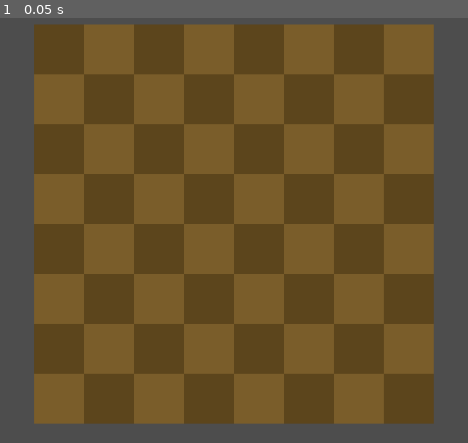
Above: before the commit, frame 1.
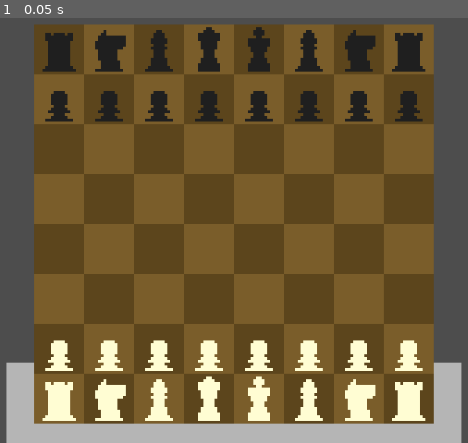
Above: after the commit, the same moment.

Repository: JoachimKvamme/chessChain
Game: Godot game, scene res://Scenes/main.tscn
Two runs of this game, one before a commit and one after it. Both use one fixed random seed, a clock stepped at 60 frames per second and the inputs below.
Inputs:
- Up to frame 1 (0.05 s): no input

The runs differ from the first frame. In frame 1, 17% of the frame differs, in the area x 1-99%, y 2-100%.
Error before the commit: Parse Error: Could not find type "vector2" in the current scope. (res://Scenes/chess.gd:284)

Commit message:
Castling done

Diff:
--- a/nytt-sjakk-prosjekt/Scenes/chess.gd
+++ b/nytt-sjakk-prosjekt/Scenes/chess.gd
@@ -27,6 +27,8 @@
 @onready var pieces: Node2D = $pieces
 @onready var dots: Node2D = $dots
 @onready var turn: Sprite2D = $turn
+@onready var white_pieces: Control = $"../CanvasLayer/white_pieces"
+@onready var black_pieces: Control = $"../CanvasLayer/black_pieces"
 
 
 # variables
@@ -52,6 +54,12 @@
 
 var promotion_square = null
 
+var white_king = false
+var black_king = false
+var white_rook_left = false
+var white_rook_right = false
+var black_rook_left = false
+var black_rook_right = false
 
 
 
@@ -69,8 +77,19 @@
 
 	display_board()
 
+	var white_buttons = get_tree().get_nodes_in_group("white_pieces")
+	var black_buttons = get_tree().get_nodes_in_group("black_pieces")
+
+	for button in white_buttons:
+		button.pressed.connect(self._on_button_pressed.bind(button))
+
+	for button in black_buttons:
+		button.pressed.connect(self._on_button_pressed.bind(button))
+
+
+
 func _input(event):
-	if event is InputEventMouseButton && event.is_pressed():
+	if event is InputEventMouseButton && event.is_pressed() && promotion_square == null:
 		if event.button_index == MOUSE_BUTTON_LEFT:
 			if is_mouse_out(): return
 			var var1 = snapped(get_global_mouse_position().x, 0) / CELL_WIDHT
@@ -141,6 +160,42 @@
 					if i.x == 7: promote(i)
 				-1:
 					if i.x == 0: promote(i)
+				4:
+					if selected_piece.x == 0 && selected_piece.y == 0: white_rook_left = true
+					elif selected_piece.x == 0 && selected_piece.y == 7: white_rook_right = true
+				-4:
+					if selected_piece.x == 7 && selected_piece.y == 0: black_rook_left = true
+					elif selected_piece.x == 7 && selected_piece.y == 7: black_rook_right = true
+
+				6:
+					if selected_piece.x == 0 && selected_piece.y == 4:
+						white_king = true
+						if i.y == 2:
+							white_rook_left = true
+							white_rook_right = true
+							board[0][0] = 0
+							board[0][3] = 4
+						elif i.y == 6:
+							white_rook_left = true
+							white_rook_right = true
+							board[0][7] = 0
+							board[0][5] = 4
+
+
+				-6:
+					if selected_piece.x == 7 && selected_piece.y == 4:
+						black_king = true
+						if i.y == 2:
+							black_rook_left = true
+							black_rook_right = true
+							board[7][0] = 0
+							board[7][3] = -4
+						elif i.y == 6:
+							black_rook_left = true
+							black_rook_right = true
+							board[7][7] = 0
+							board[7][5] = -4
+
 
 			board[var2][var1] = board[selected_piece.x][selected_piece.y]
 			board[selected_piece.x][selected_piece.y] = 0
@@ -227,11 +282,25 @@
 			if is_empty(pos): _moves.append(pos)
 			elif is_enemy(pos):
 				_moves.append(pos)
+
+
+	if white && !white_king:
+		if !white_rook_left && is_empty(Vector2(0, 1)) && is_empty(Vector2(0, 2)) && is_empty(Vector2(0, 3)):
+			_moves.append(Vector2(0, 2))
+		if !white_rook_right && is_empty(Vector2(0, 5)) && is_empty(Vector2(0, 6)):
+			_moves.append(Vector2(0, 6))
+	elif !white && !black_king:
+		if !black_rook_left && is_empty(Vector2(7, 1)) && is_empty(Vector2(7, 2)) && is_empty(Vector2(7, 3)):
+			_moves.append(Vector2(7, 2))
+		if !black_rook_right && is_empty(Vector2(7, 5)) && is_empty(Vector2(7, 6)):
+			_moves.append(Vector2(7, 6))
+
+
 	return _moves
 
 func get_knight_moves():
 	var _moves = []
-	var directions = [Vector2(2,1), Vector2(2, -1), Vector2(1, 2), Vector2(-1, 2),
+	var directions = [Vector2(2,1), Vector2(2, -1), Vector2(1, 2), Vector2(1, -2),
 	Vector2(-2,1), Vector2(-2, -1), Vector2(-1, 2), Vector2(-1, -2)]
 
 	for i in directions:
@@ -281,5 +350,15 @@
 	if white && board[pos.x][pos.y] < 0 || !white && board[pos.x][pos.y] > 0: return true
 	return false
 
-func promote( _var : vector2):
+func promote(_var : Vector2):
 	promotion_square = _var
+	white_pieces.visible = white
+	black_pieces.visible = !white
+
+func _on_button_pressed(button):
+	var num_char = int(button.name.substr(0, 1))
+	board[promotion_square.x][promotion_square.y] = -num_char if white else num_char
+	white_pieces.visible = false
+	black_pieces.visible = false
+	promotion_square = null
+	display_board()
--- a/nytt-sjakk-prosjekt/Scenes/main.tscn
+++ b/nytt-sjakk-prosjekt/Scenes/main.tscn
@@ -1,6 +1,98 @@
-[gd_scene load_steps=2 format=3 uid="uid://nhgoro2d3el3"]
+[gd_scene load_steps=39 format=3 uid="uid://nhgoro2d3el3"]
 
 [ext_resource type="PackedScene" uid="uid://bo4nsnj3j80jn" path="res://Scenes/board.tscn" id="1_807bc"]
+[ext_resource type="Texture2D" uid="uid://bxy13c358tmpt" path="res://Assets/Chess/white_knight.png" id="1_nhpqk"]
+[ext_resource type="Texture2D" uid="uid://by5ortv302gby" path="res://Assets/Chess/white_bishop.png" id="2_6qcwx"]
+[ext_resource type="Texture2D" uid="uid://bgm2jae5hyj80" path="res://Assets/Chess/white_rook.png" id="3_8v5bk"]
+[ext_resource type="Texture2D" uid="uid://cclb45kfort5i" path="res://Assets/Chess/white_queen.png" id="4_0lvwx"]
+[ext_resource type="Texture2D" uid="uid://ihdql5rl4xum" path="res://Assets/Chess/black_knight.png" id="5_nafqn"]
+[ext_resource type="Texture2D" uid="uid://buu4ncw8hwwqf" path="res://Assets/Chess/black_bishop.png" id="6_sw5a3"]
+[ext_resource type="Texture2D" uid="uid://dsikuf67g41hm" path="res://Assets/Chess/black_rook.png" id="7_s0i6m"]
+[ext_resource type="Texture2D" uid="uid://c44tfqmqamyug" path="res://Assets/Chess/black_queen.png" id="8_o3mvs"]
+
+[sub_resource type="StyleBoxEmpty" id="StyleBoxEmpty_6som7"]
+
+[sub_resource type="StyleBoxEmpty" id="StyleBoxEmpty_4jrnr"]
+
+[sub_resource type="StyleBoxEmpty" id="StyleBoxEmpty_kg3mw"]
+
+[sub_resource type="StyleBoxTexture" id="StyleBoxTexture_ohgpy"]
+texture = ExtResource("1_nhpqk")
+
+[sub_resource type="StyleBoxTexture" id="StyleBoxTexture_7arlg"]
+texture = ExtResource("1_nhpqk")
+
+[sub_resource type="StyleBoxTexture" id="StyleBoxTexture_jyvg1"]
+texture = ExtResource("1_nhpqk")
+
+[sub_resource type="StyleBoxTexture" id="StyleBoxTexture_2uoab"]
+texture = ExtResource("1_nhpqk")
+
+[sub_resource type="StyleBoxTexture" id="StyleBoxTexture_3whj6"]
+texture = ExtResource("1_nhpqk")
+
+[sub_resource type="StyleBoxTexture" id="StyleBoxTexture_y1hkl"]
+texture = ExtResource("1_nhpqk")
+
+[sub_resource type="StyleBoxTexture" id="StyleBoxTexture_hm4dv"]
+texture = ExtResource("1_nhpqk")
+
+[sub_resource type="StyleBoxTexture" id="StyleBoxTexture_dcyo6"]
+texture = ExtResource("1_nhpqk")
+
+[sub_resource type="StyleBoxTexture" id="StyleBoxTexture_on4au"]
+texture = ExtResource("1_nhpqk")
+
+[sub_resource type="StyleBoxTexture" id="StyleBoxTexture_n7hq0"]
+texture = ExtResource("1_nhpqk")
+
+[sub_resource type="StyleBoxTexture" id="StyleBoxTexture_m3h5l"]
+texture = ExtResource("1_nhpqk")
+
+[sub_resource type="StyleBoxTexture" id="StyleBoxTexture_5j1qa"]
+texture = ExtResource("1_nhpqk")
+
+[sub_resource type="StyleBoxTexture" id="StyleBoxTexture_l3hmi"]
+texture = ExtResource("2_6qcwx")
+
+[sub_resource type="StyleBoxTexture" id="StyleBoxTexture_28qhw"]
+texture = ExtResource("3_8v5bk")
+
+[sub_resource type="StyleBoxTexture" id="StyleBoxTexture_woc0i"]
+texture = ExtResource("3_8v5bk")
+
+[sub_resource type="StyleBoxTexture" id="StyleBoxTexture_kuoo7"]
+texture = ExtResource("3_8v5bk")
+
+[sub_resource type="StyleBoxTexture" id="StyleBoxTexture_xujhp"]
+texture = ExtResource("3_8v5bk")
+
+[sub_resource type="StyleBoxTexture" id="StyleBoxTexture_wp78d"]
+texture = ExtResource("4_0lvwx")
+
+[sub_resource type="StyleBoxTexture" id="StyleBoxTexture_edaiy"]
+texture = ExtResource("5_nafqn")
+
+[sub_resource type="StyleBoxTexture" id="StyleBoxTexture_h3vop"]
+texture = ExtResource("6_sw5a3")
+
+[sub_resource type="StyleBoxTexture" id="StyleBoxTexture_6ennw"]
+texture = ExtResource("7_s0i6m")
+
+[sub_resource type="StyleBoxTexture" id="StyleBoxTexture_a7e8k"]
+texture = ExtResource("7_s0i6m")
+
+[sub_resource type="StyleBoxTexture" id="StyleBoxTexture_rv7pg"]
+texture = ExtResource("7_s0i6m")
+
+[sub_resource type="StyleBoxTexture" id="StyleBoxTexture_x5gqa"]
+texture = ExtResource("8_o3mvs")
+
+[sub_resource type="StyleBoxTexture" id="StyleBoxTexture_ebnn4"]
+texture = ExtResource("8_o3mvs")
+
+[sub_resource type="StyleBoxTexture" id="StyleBoxTexture_y0rda"]
+texture = ExtResource("8_o3mvs")
 
 [node name="Main" type="Node2D"]
 
@@ -11,6 +103,7 @@
 [node name="CanvasLayer" type="CanvasLayer" parent="."]
 
 [node name="white_pieces" type="Control" parent="CanvasLayer"]
+visible = false
 layout_mode = 3
 anchors_preset = 8
 anchor_left = 0.5
@@ -24,7 +117,62 @@
 grow_horizontal = 2
 grow_vertical = 2
 
+[node name="2" type="Button" parent="CanvasLayer/white_pieces" groups=["white_pieces"]]
+layout_mode = 0
+offset_top = 2.0
+offset_right = 100.0
+offset_bottom = 102.0
+theme_override_styles/focus = SubResource("StyleBoxEmpty_6som7")
+theme_override_styles/disabled_mirrored = SubResource("StyleBoxEmpty_4jrnr")
+theme_override_styles/disabled = SubResource("StyleBoxEmpty_kg3mw")
+theme_override_styles/hover_pressed_mirrored = SubResource("StyleBoxTexture_ohgpy")
+theme_override_styles/hover_pressed = SubResource("StyleBoxTexture_7arlg")
+theme_override_styles/hover_mirrored = SubResource("StyleBoxTexture_jyvg1")
+theme_override_styles/hover = SubResource("StyleBoxTexture_2uoab")
+theme_override_styles/pressed_mirrored = SubResource("StyleBoxTexture_3whj6")
+theme_override_styles/pressed = SubResource("StyleBoxTexture_y1hkl")
+theme_override_styles/normal_mirrored = SubResource("StyleBoxTexture_hm4dv")
+theme_override_styles/normal = SubResource("StyleBoxTexture_dcyo6")
+
+[node name="3" type="Button" parent="CanvasLayer/white_pieces" groups=["white_pieces"]]
+layout_mode = 0
+offset_left = 100.0
+offset_right = 200.0
+offset_bottom = 100.0
+theme_override_styles/focus = SubResource("StyleBoxEmpty_6som7")
+theme_override_styles/disabled = SubResource("StyleBoxEmpty_kg3mw")
+theme_override_styles/hover = SubResource("StyleBoxTexture_on4au")
+theme_override_styles/pressed_mirrored = SubResource("StyleBoxTexture_n7hq0")
+theme_override_styles/pressed = SubResource("StyleBoxTexture_m3h5l")
+theme_override_styles/normal_mirrored = SubResource("StyleBoxTexture_5j1qa")
+theme_override_styles/normal = SubResource("StyleBoxTexture_l3hmi")
+
+[node name="4" type="Button" parent="CanvasLayer/white_pieces" groups=["white_pieces"]]
+layout_mode = 0
+offset_left = 200.0
+offset_right = 300.0
+offset_bottom = 100.0
+theme_override_styles/focus = SubResource("StyleBoxEmpty_6som7")
+theme_override_styles/disabled = SubResource("StyleBoxEmpty_kg3mw")
+theme_override_styles/hover = SubResource("StyleBoxTexture_28qhw")
+theme_override_styles/pressed = SubResource("StyleBoxTexture_woc0i")
+theme_override_styles/normal_mirrored = SubResource("StyleBoxTexture_kuoo7")
+theme_override_styles/normal = SubResource("StyleBoxTexture_xujhp")
+
+[node name="5" type="Button" parent="CanvasLayer/white_pieces" groups=["white_pieces"]]
+layout_mode = 0
+offset_left = 300.0
+offset_right = 400.0
+offset_bottom = 100.0
+theme_override_styles/focus = SubResource("StyleBoxEmpty_6som7")
+theme_override_styles/disabled = SubResource("StyleBoxEmpty_kg3mw")
+theme_override_styles/hover = SubResource("StyleBoxTexture_wp78d")
+theme_override_styles/pressed = SubResource("StyleBoxTexture_wp78d")
+theme_override_styles/normal_mirrored = SubResource("StyleBoxTexture_wp78d")
+theme_override_styles/normal = SubResource("StyleBoxTexture_wp78d")
+
 [node name="black_pieces" type="Control" parent="CanvasLayer"]
+visible = false
 layout_mode = 3
 anchors_preset = 8
 anchor_left = 0.5
@@ -38,4 +186,48 @@
 grow_horizontal = 2
 grow_vertical = 2
 
+[node name="2" type="Button" parent="CanvasLayer/black_pieces" groups=["black_pieces"]]
+layout_mode = 0
+offset_top = 1.0
+offset_right = 100.0
+offset_bottom = 101.0
+theme_override_styles/focus = SubResource("StyleBoxEmpty_6som7")
+theme_override_styles/disabled = SubResource("StyleBoxEmpty_kg3mw")
+theme_override_styles/hover = SubResource("StyleBoxTexture_edaiy")
+theme_override_styles/pressed = SubResource("StyleBoxTexture_edaiy")
+theme_override_styles/normal = SubResource("StyleBoxTexture_edaiy")
+
+[node name="3" type="Button" parent="CanvasLayer/black_pieces" groups=["black_pieces"]]
+layout_mode = 0
+offset_left = 100.0
+offset_right = 200.0
+offset_bottom = 100.0
+theme_override_styles/focus = SubResource("StyleBoxEmpty_6som7")
+theme_override_styles/disabled = SubResource("StyleBoxEmpty_kg3mw")
+theme_override_styles/hover = SubResource("StyleBoxTexture_h3vop")
+theme_override_styles/pressed = SubResource("StyleBoxTexture_h3vop")
+theme_override_styles/normal = SubResource("StyleBoxTexture_h3vop")
+
+[node name="4" type="Button" parent="CanvasLayer/black_pieces" groups=["black_pieces"]]
+layout_mode = 0
+offset_left = 200.0
+offset_right = 300.0
+offset_bottom = 100.0
+theme_override_styles/focus = SubResource("StyleBoxEmpty_6som7")
+theme_override_styles/disabled = SubResource("StyleBoxEmpty_kg3mw")
+theme_override_styles/hover = SubResource("StyleBoxTexture_6ennw")
+theme_override_styles/pressed = SubResource("StyleBoxTexture_a7e8k")
+theme_override_styles/normal = SubResource("StyleBoxTexture_rv7pg")
+
+[node name="5" type="Button" parent="CanvasLayer/black_pieces" groups=["black_pieces"]]
+layout_mode = 0
+offset_left = 300.0
+offset_right = 400.0
+offset_bottom = 100.0
+theme_override_styles/focus = SubResource("StyleBoxEmpty_6som7")
+theme_override_styles/disabled = SubResource("StyleBoxEmpty_kg3mw")
+theme_override_styles/hover = SubResource("StyleBoxTexture_x5gqa")
+theme_override_styles/pressed = SubResource("StyleBoxTexture_ebnn4")
+theme_override_styles/normal = SubResource("StyleBoxTexture_y0rda")
+
 [node name="board" parent="." instance=ExtResource("1_807bc")]
